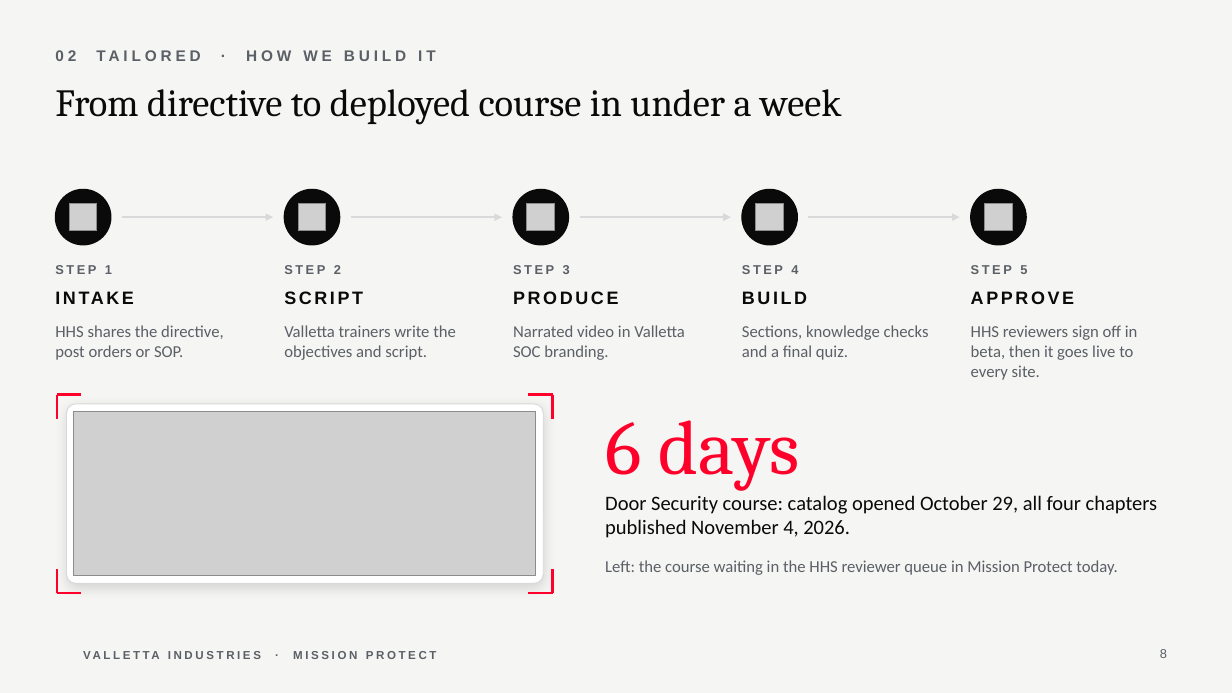
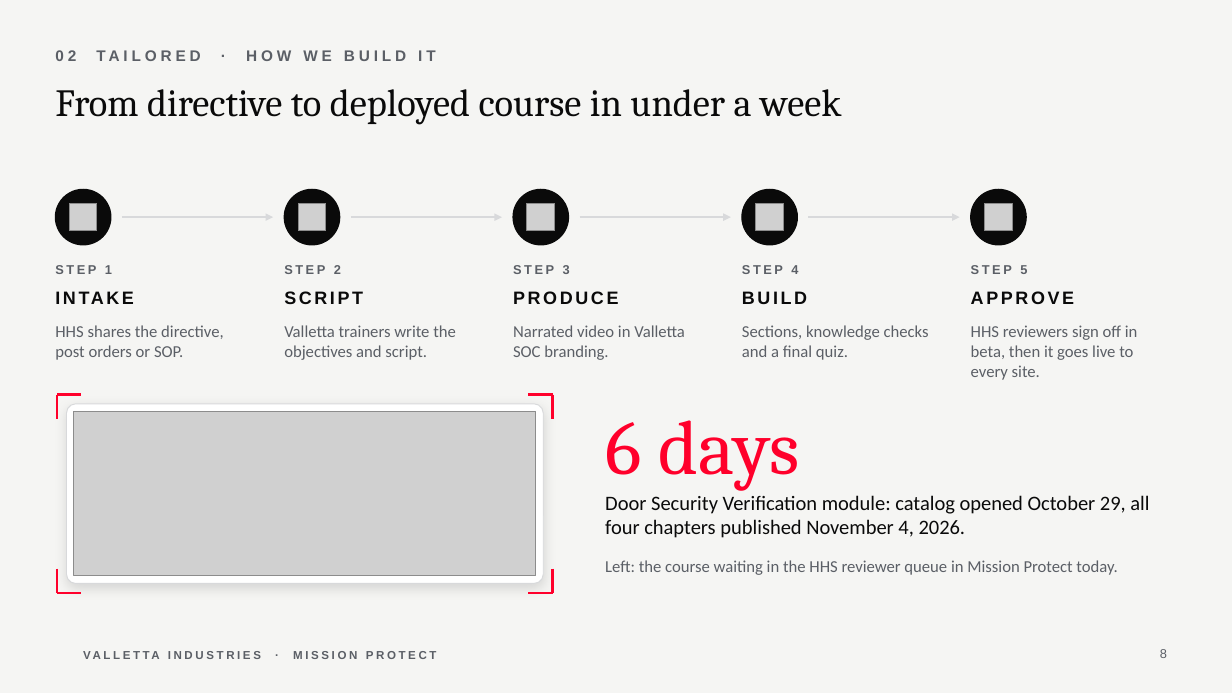
Before and after one commit to ideltoro05/valletta-design-system, a slide deck: slide 8 of decks/Valletta_HHS_Mission_Protect_Training.pptx. Drawn at 1232x693 pixels with LibreOffice and Linux fonts; fonts in the diff are those of the drawing; grey boxes stand for pictures; background and template pictures are left out. Boxes give left, top, right and bottom in pixels: in the first picture for what was removed or moved away, otherwise in the second. Text is boxed around its words. In the diff, an @@ line names an element or a change of style, - is before the commit and + after.

```diff
--- a/decks/Valletta_HHS_Mission_Protect_Training.pptx
+++ b/decks/Valletta_HHS_Mission_Protect_Training.pptx
@@ text at box(605, 495, 1149, 538): text changed @@
-Door Security course: catalog opened October 29, all four chapters published November 4, 2026.
+Door Security Verification module: catalog opened October 29, all four chapters published November 4, 2026.
```
Also in this commit, not shown: 4 other slides changed.
